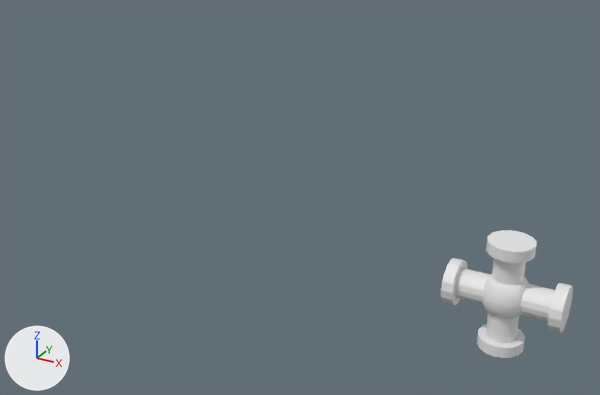
Renders of the Blender file Assets/Blender/pipe.blend from each side of a commit.
One viewpoint serves both versions: a 50 mm lens placed at (1.41, -6.14, 3.54), pointed at (-1.97, 0.01, 0.47). Lighting does not change. The marker at lower left points along +X, +Y and +Z.

The first picture shows 'pipe body', 'pipe head bottom', 'pipe head left', 'pipe head right', 'pipe head to'.
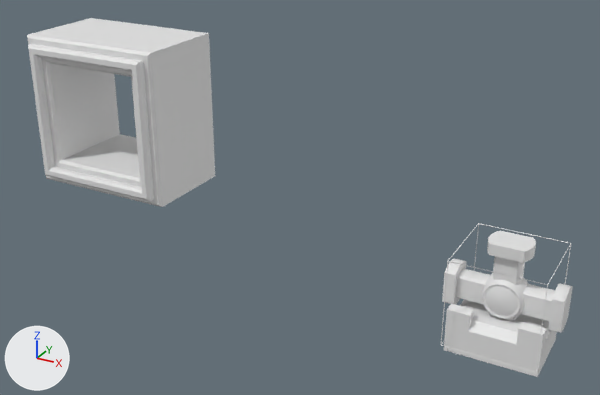
Changed parts and their boxes (x1, y1, x2, y2) in the pictures (600 x 395 px; the box of a moved part takes in the faces that stretch with it):
'Cube', added: after (27, 18, 215, 207)
'outputAndInput', added: after (444, 299, 557, 377)
'pipe head left', reshaped: before (441, 258, 490, 305); after (442, 258, 490, 304)
'wireframe', added: after (441, 223, 571, 372)
part 1 of me_cube_025, moved or reshaped: before (441, 258, 490, 305); after (444, 258, 490, 304)
part 2 of me_cube_026, moved or reshaped: before (520, 283, 573, 333); after (523, 283, 573, 333)
'pipe head bottom', unchanged, covered by the edit: before (477, 312, 525, 358); after (489, 312, 517, 321)

The change, as a diff of the scene's bpy script:
```diff
--- a/Assets/Blender/pipe.blend.py
+++ b/Assets/Blender/pipe.blend.py
@@ mat_texture @@
+mat_texture = principled_material('texture')
+mat_texture.base_color = (0.8, 0.8, 0.8)  # white #e7e7e7
@@ me_cube_025 @@
 # used by ob_pipe_head_left; parent = ob_pipe_body; location = (0.0, 0.0, 0.0); scale = (0.5, 0.5, 1.0)
-me_cube_025.from_pydata(...)  # 73 vertices, 64 faces; spans x -0.396..0.396, y 0.212..1.0, z -0.198..0.198
+me_cube_025.from_pydata(...)  # 48 vertices, 41 faces; spans x -0.28..0.28, y 0.212..1.0, z -0.185..0.185
+# me_cube_025 part 1: 57 vertices removed from x -0.396..0.396, y 0.212..1.0, z -0.198..0.198; 32 vertices added at x -0.216..0.216, y 0.212..1.0, z -0.185..0.185
+me_cube_025.materials.append(mat_texture)  # white #e7e7e7
@@ me_cube_026 @@
 # used by ob_pipe_head_right; parent = ob_pipe_body; location = (0.0, 0.0, 0.0); scale = (0.5, 0.5, 1.0)
-me_cube_026.from_pydata(...)  # 73 vertices, 64 faces; spans x -0.396..0.396, y -1.0..-0.212, z -0.198..0.198
+me_cube_026.from_pydata(...)  # 48 vertices, 41 faces; spans x -0.28..0.28, y -1.0..-0.212, z -0.185..0.185
+# me_cube_026 part 2: 57 vertices removed from x -0.396..0.396, y -1.0..-0.212, z -0.198..0.198; 32 vertices added at x -0.216..0.216, y -1.0..-0.212, z -0.185..0.185
+me_cube_026.materials.append(mat_texture)  # white #e7e7e7
@@ me_cube_097 @@
+me_cube_097.from_pydata(...)  # 132 vertices, 132 faces; spans x -0.75..0.75, y -0.5..0.5, z -0.75..0.75
@@ me_cube_077 @@
+me_cube_077.from_pydata(...)  # 114 vertices, 113 faces; spans x -0.4..0.5, y -0.31..0.35, z -0.5..-0.1
@@ me_cube @@
+me_cube.from_pydata(...)  # a box spanning x -0.5..0.5, y -0.5..0.5, z -0.5..0.5
+me_cube.materials.append(mat_texture)  # white #e7e7e7
@@ ob_cube @@
+ob_cube = bpy.data.objects.new('Cube', me_cube_097)
+ob_cube.location = (-4.0, 0.0, 1.0)
@@ ob_outputandinput @@
+ob_outputandinput = bpy.data.objects.new('outputAndInput', me_cube_077)
+ob_outputandinput.location = (0.0, 0.0, 0.0)
+_m = ob_outputandinput.modifiers.new('Hops_Mirror', 'MIRROR')
+_m.use_axis = (True, True, False)
+_m.use_bisect_axis = (True, True, False)
+_m.use_bisect_flip_axis = (True, True, False)
+_m.use_clip = True
@@ ob_wireframe @@
+ob_wireframe = bpy.data.objects.new('wireframe', me_cube)
+ob_wireframe.parent = ob_pipe_body
+ob_wireframe.matrix_parent_inverse = Matrix(((0.0, 1.0, 0.0, 0.0), (-1.0, 0.0, 0.0, 0.0), (0.0, 0.0, 1.0, 0.0), (0.0, 0.0, 0.0, 1.0)))
+ob_wireframe.location = (0.0, 0.0, 0.0)
+ob_wireframe.scale = (0.8, 0.8, 0.8)
+_m = ob_wireframe.modifiers.new('Wireframe', 'WIREFRAME')
+_m.thickness = 0.01
+_m.offset = -1.0
+_m = ob_wireframe.modifiers.new('Weld', 'WELD')
```
